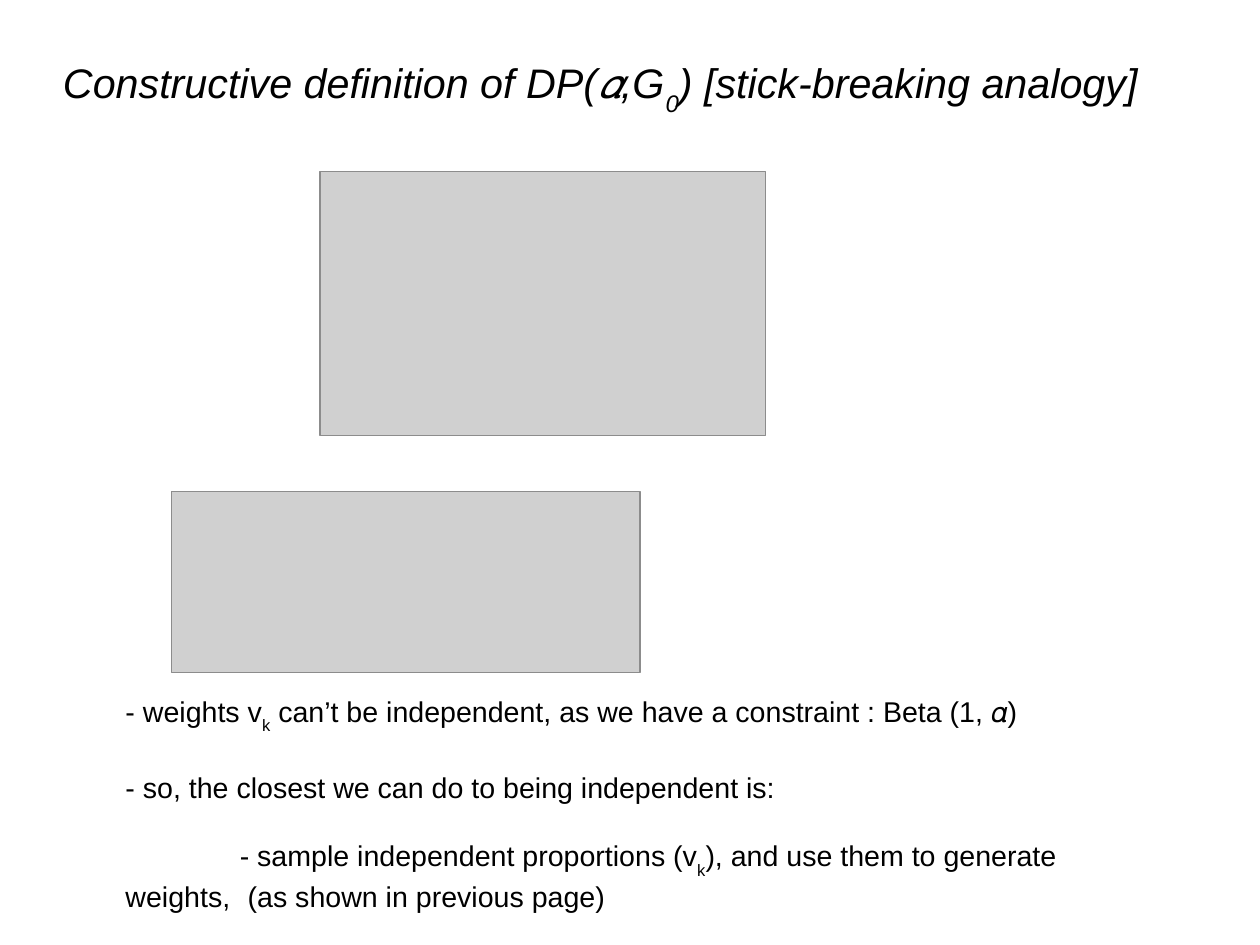
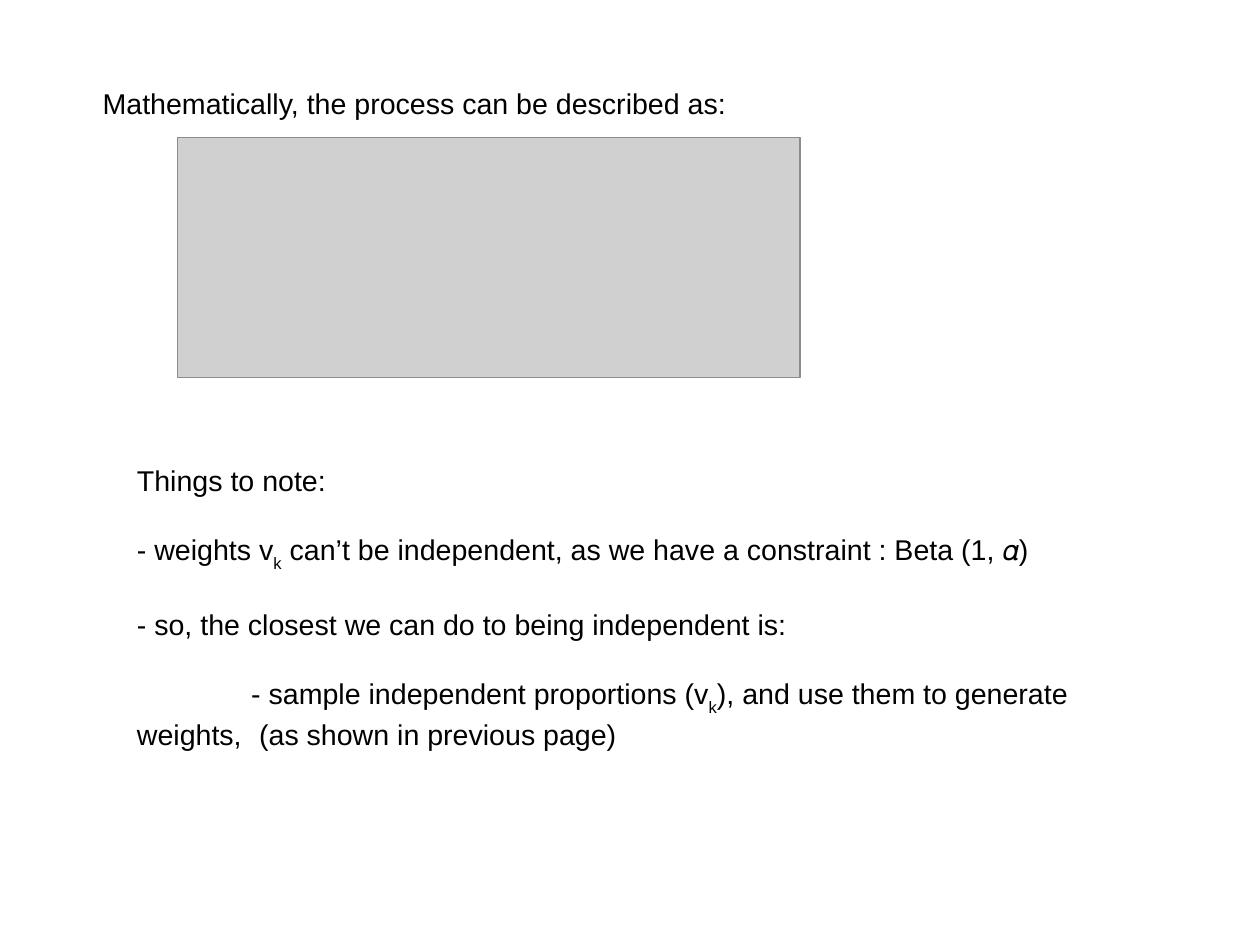
Before and after one commit to afcarl/Dirichlet_Processes, a slide deck: slide 11 of version_2.odp (slide 10 before the commit). Drawn at 1260x945 pixels with LibreOffice and Linux fonts; fonts in the diff are those of the drawing; grey boxes stand for pictures. Boxes give left, top, right and bottom in pixels: in the first picture for what was removed or moved away, otherwise in the second. Text is boxed around its words. In the diff, an @@ line names an element or a change of style, - is before the commit and + after.

```diff
--- a/version_2.odp
+++ b/version_2.odp
@@ title removed at (x1=63, y1=68, x2=1138, y2=107) @@
-Constructive definition of DP(𝛼,G0) [stick-breaking analogy]
@@ text added at (x1=103, y1=93, x2=726, y2=119), 18 pt, text #000000 @@
+Mathematically, the process can be described as:
@@ picture resized from (x1=320, y1=172, x2=766, y2=436) to (x1=177, y1=137, x2=800, y2=377) @@
@@ text "Things to note:" moved from (x1=125, y1=701, x2=1057, y2=913) to (x1=137, y1=470, x2=1068, y2=751) @@
@@ text at (x1=137, y1=470, x2=326, y2=497): paragraph added @@
+Things to note:
@@ picture removed at (x1=172, y1=492, x2=640, y2=672) @@
```
Also in this commit, not shown: 2 other slides changed, 5 slides added, 2 slides removed.
